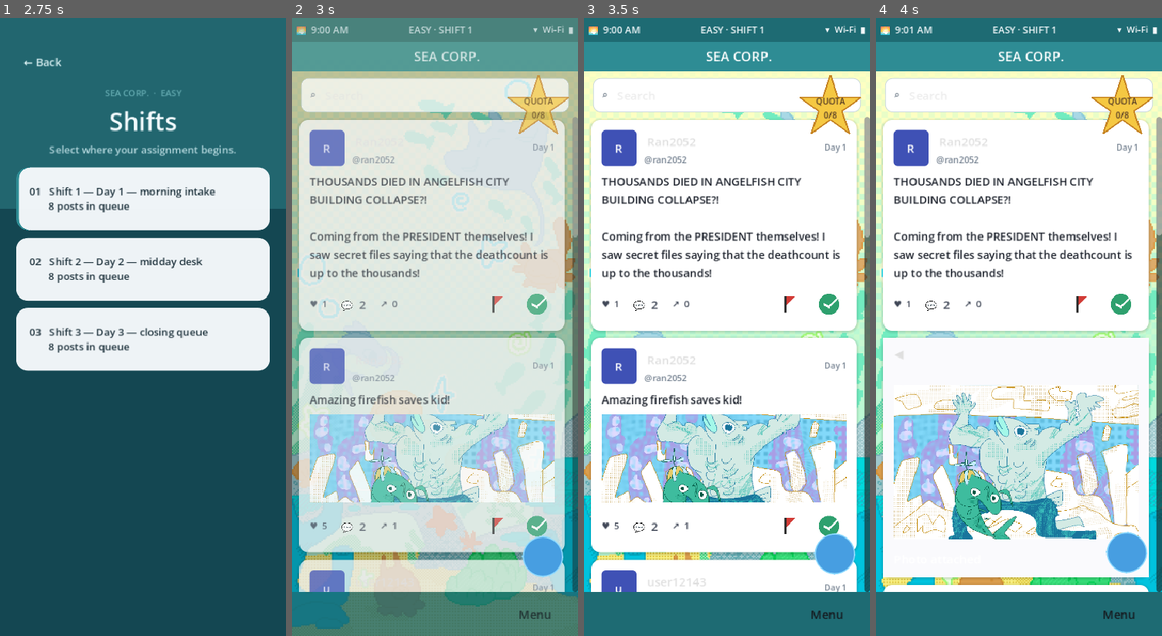
Above: before the commit, frames 1-4 (left to right).
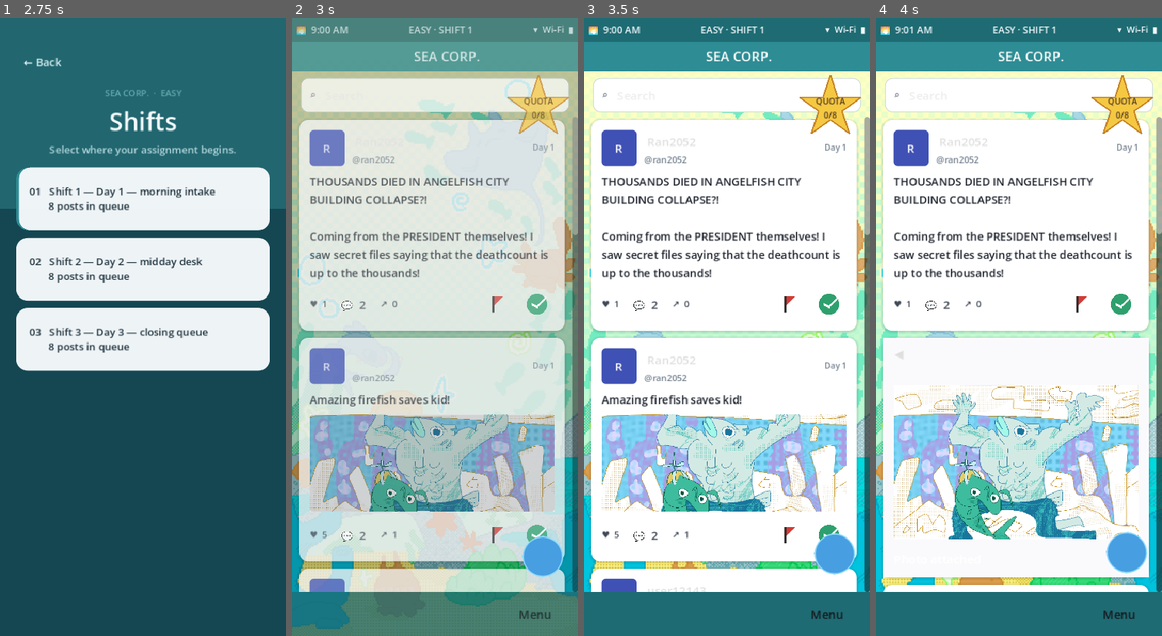
Above: after the commit, the same moments.

Repository: daniellalimbag/project-guppi
Game: Godot game, scene res://scenes/core/AppFlow.tscn
Two runs of this game, one before a commit and one after it. Both use one fixed random seed, a clock stepped at 60 frames per second and the inputs below.
Inputs (mouse positions are in pixels of both pictures, inside the frame that each line leads up to; where the layout moved, square brackets give the same spot in the first picture):
- Up to frame 1 (2.75 s): click "New game" at 1.25 s; click "Easy Shorter queues and clear…" at 2 s
- Up to frame 2 (3 s): click "01 Shift 1 — Day 1 — morning …" at 2.75 s
- Up to frame 3 (3.5 s): no input
- Up to frame 4 (4 s): click (1016, 462) [1016, 456] at 3.5 s

Frame 1 is identical in both runs. In frame 2, 15% of the frame differs, in the area x 2-100%, y 34-93%; in frame 3, 8.7%; in frame 4, less than 0.1%.

Commit message:
feat: fixed image rendering and added a volume meter

Diff:
--- a/scenes/core/FeedScreen.gd
+++ b/scenes/core/FeedScreen.gd
@@ -47,7 +47,7 @@
 	_pause_menu.give_up_requested.connect(func() -> void: request_go_to_title.emit())
 	_pause_menu.resume_requested.connect(func() -> void: GameState.resume_shift_clock())
 	_guppi.hint_requested.connect(_on_guppi_hint_requested)
-	SettingsStore.settings_changed.connect(_apply_theme)
+	SettingsStore.settings_changed.connect(_on_settings_changed)
 	GameState.shift_time_up.connect(_on_shift_time_up)
 	_apply_theme()
 	modulate.a = 0.0
@@ -58,6 +58,11 @@
 
 func _exit_tree() -> void:
 	_stop_music()
+
+
+func _on_settings_changed() -> void:
+	_apply_theme()
+	_apply_music_volume()
 
 
 func _apply_theme() -> void:
@@ -132,8 +137,14 @@
 	elif stream is AudioStreamOggVorbis:
 		(stream as AudioStreamOggVorbis).loop = true
 	_music_player.stream = stream
-	_music_player.volume_db = -6.0
+	_apply_music_volume()
 	_music_player.play()
+
+
+func _apply_music_volume() -> void:
+	if _music_player == null:
+		return
+	_music_player.volume_db = SettingsStore.music_volume_db(-6.0)
 
 
 func _stop_music() -> void:
--- a/scenes/feed/PostCard.gd
+++ b/scenes/feed/PostCard.gd
@@ -27,7 +27,8 @@
 @onready var _feedback_label: Label = %FeedbackLabel
 @onready var _comments_section: PanelContainer = %CommentsSection
 @onready var _comments_list: VBoxContainer = %CommentsList
-@onready var _media_button: Button = %MediaButton
+@onready var _media_button: Control = %MediaButton
+@onready var _media_hit_button: Button = %MediaHitButton
 @onready var _media_texture: TextureRect = %MediaTexture
 @onready var _media_placeholder: Label = %MediaPlaceholderLabel
 @onready var _media_detail: PanelContainer = %MediaDetail
@@ -47,7 +48,7 @@
 	_view_profile_button.custom_minimum_size = Vector2(0, 40)
 	_real_button.custom_minimum_size = Vector2(40, 40)
 	_flag_button.custom_minimum_size = Vector2(40, 40)
-	_media_button.custom_minimum_size.y = 120
+	_media_button.custom_minimum_size.y = 132
 	_style_icon_button(_real_button)
 	_style_icon_button(_flag_button)
 	_real_button.text = ""
@@ -59,7 +60,7 @@
 	_comments_toggle_button.pressed.connect(_toggle_comments)
 	_real_button.pressed.connect(func() -> void: _submit_label(true))
 	_flag_button.pressed.connect(func() -> void: _submit_label(false))
-	_media_button.pressed.connect(_on_media_tapped)
+	_media_hit_button.pressed.connect(_on_media_tapped)
 	%CloseMediaButton.pressed.connect(func() -> void: _media_detail.visible = false)
 
 	_feedback_overlay.visible = false
@@ -125,7 +126,6 @@
 	_post_texture = _load_post_texture()
 	var has_image := _post_texture != null
 	_media_button.visible = has_image or _expects_photo()
-	_media_button.text = ""
 	_media_texture.texture = _post_texture
 	_media_texture.visible = has_image
 	_media_placeholder.visible = not has_image
@@ -160,10 +160,28 @@
 	var path := _image_path()
 	if path.is_empty():
 		return null
-	if not ResourceLoader.exists(path):
+	if ResourceLoader.exists(path):
+		var loaded := load(path)
+		if loaded is Texture2D:
+			return loaded as Texture2D
+	# Fallback for newly added PNGs that Godot hasn't imported yet.
+	if not FileAccess.file_exists(path):
 		push_warning("Post image missing: %s" % path)
 		return null
-	return load(path) as Texture2D
+	var bytes := FileAccess.get_file_as_bytes(path)
+	if bytes.is_empty():
+		push_warning("Post image empty: %s" % path)
+		return null
+	var img := Image.new()
+	var err := img.load_png_from_buffer(bytes)
+	if err != OK:
+		err = img.load_jpg_from_buffer(bytes)
+	if err != OK:
+		err = img.load_webp_from_buffer(bytes)
+	if err != OK:
+		push_warning("Post image decode failed: %s" % path)
+		return null
+	return ImageTexture.create_from_image(img)
 
 
 func _format_media_detail(has_image: bool) -> String:
--- a/scenes/feed/PostCard.tscn
+++ b/scenes/feed/PostCard.tscn
@@ -147,16 +147,22 @@
 theme_override_font_sizes/font_size = 15
 autowrap_mode = 3
 
-[node name="MediaButton" type="Button" parent="OuterMargin/VBox"]
+[node name="MediaButton" type="Control" parent="OuterMargin/VBox"]
 unique_name_in_owner = true
 clip_contents = true
 custom_minimum_size = Vector2(0, 132)
 layout_mode = 2
-focus_mode = 0
-flat = true
-theme_override_styles/normal = SubResource("StyleBoxFlat_media")
-theme_override_styles/hover = SubResource("StyleBoxFlat_media")
-theme_override_styles/pressed = SubResource("StyleBoxFlat_media")
+size_flags_horizontal = 3
+
+[node name="MediaBackdrop" type="Panel" parent="OuterMargin/VBox/MediaButton"]
+layout_mode = 1
+anchors_preset = 15
+anchor_right = 1.0
+anchor_bottom = 1.0
+grow_horizontal = 2
+grow_vertical = 2
+mouse_filter = 2
+theme_override_styles/panel = SubResource("StyleBoxFlat_media")
 
 [node name="MediaTexture" type="TextureRect" parent="OuterMargin/VBox/MediaButton"]
 unique_name_in_owner = true
@@ -183,6 +189,18 @@
 text = "Photo"
 horizontal_alignment = 1
 vertical_alignment = 1
+
+[node name="MediaHitButton" type="Button" parent="OuterMargin/VBox/MediaButton"]
+unique_name_in_owner = true
+layout_mode = 1
+anchors_preset = 15
+anchor_right = 1.0
+anchor_bottom = 1.0
+grow_horizontal = 2
+grow_vertical = 2
+focus_mode = 0
+flat = true
+text = ""
 
 [node name="StatsRow" type="HBoxContainer" parent="OuterMargin/VBox"]
 layout_mode = 2
--- a/scenes/ui/SettingsPanel.gd
+++ b/scenes/ui/SettingsPanel.gd
@@ -5,6 +5,8 @@
 
 @onready var _bg_list: VBoxContainer = %BackgroundList
 @onready var _tips_toggle: CheckButton = %TipsToggle
+@onready var _volume_slider: HSlider = %VolumeSlider
+@onready var _volume_value: Label = %VolumeValue
 @onready var _done_button: Button = %DoneButton
 
 
@@ -13,6 +15,7 @@
 	mouse_filter = Control.MOUSE_FILTER_IGNORE
 	_done_button.pressed.connect(close)
 	_tips_toggle.toggled.connect(_on_tips_toggled)
+	_volume_slider.value_changed.connect(_on_volume_changed)
 	_rebuild_backgrounds()
 	_sync_from_store()
 	if not SettingsStore.settings_changed.is_connected(_sync_from_store):
@@ -41,6 +44,8 @@
 
 func _sync_from_store() -> void:
 	_tips_toggle.set_pressed_no_signal(SettingsStore.guppi_tips_enabled)
+	_volume_slider.set_value_no_signal(SettingsStore.music_volume)
+	_update_volume_label(SettingsStore.music_volume)
 	_highlight_background_buttons()
 
 
@@ -81,3 +86,12 @@
 
 func _on_tips_toggled(pressed: bool) -> void:
 	SettingsStore.set_guppi_tips_enabled(pressed)
+
+
+func _on_volume_changed(value: float) -> void:
+	_update_volume_label(value)
+	SettingsStore.set_music_volume(value)
+
+
+func _update_volume_label(value: float) -> void:
+	_volume_value.text = "%d%%" % int(round(value * 100.0))
--- a/scenes/ui/SettingsPanel.tscn
+++ b/scenes/ui/SettingsPanel.tscn
@@ -80,6 +80,36 @@
 focus_mode = 0
 text = "GUPPI tips"
 
+[node name="VolumeLabel" type="Label" parent="Center/Panel/VBox"]
+layout_mode = 2
+theme_override_colors/font_color = Color(0.25, 0.32, 0.38, 1)
+theme_override_font_sizes/font_size = 12
+text = "Music volume"
+
+[node name="VolumeRow" type="HBoxContainer" parent="Center/Panel/VBox"]
+layout_mode = 2
+theme_override_constants/separation = 10
+
+[node name="VolumeSlider" type="HSlider" parent="Center/Panel/VBox/VolumeRow"]
+unique_name_in_owner = true
+layout_mode = 2
+size_flags_horizontal = 3
+size_flags_vertical = 4
+focus_mode = 0
+min_value = 0.0
+max_value = 1.0
+step = 0.05
+value = 0.7
+
+[node name="VolumeValue" type="Label" parent="Center/Panel/VBox/VolumeRow"]
+unique_name_in_owner = true
+custom_minimum_size = Vector2(40, 0)
+layout_mode = 2
+theme_override_colors/font_color = Color(0.25, 0.32, 0.38, 1)
+theme_override_font_sizes/font_size = 12
+text = "70%"
+horizontal_alignment = 2
+
 [node name="DoneButton" type="Button" parent="Center/Panel/VBox"]
 unique_name_in_owner = true
 custom_minimum_size = Vector2(0, 44)
--- a/scripts/autoload/SettingsStore.gd
+++ b/scripts/autoload/SettingsStore.gd
@@ -76,6 +76,8 @@
 var unlocked_shifts: Dictionary = {"easy": 1, "medium": 1, "hard": 1}
 var progress_exists: bool = false
 var guppi_tips_enabled: bool = true
+## Music volume from 0.0 (mute) to 1.0 (full).
+var music_volume: float = 0.7
 
 ## Transient menu navigation (not persisted).
 var menu_continue_mode: bool = false
@@ -97,6 +99,7 @@
 	last_shift = clampi(int(cfg.get_value("play", "last_shift", last_shift)), 1, 99)
 	progress_exists = bool(cfg.get_value("play", "progress_exists", progress_exists))
 	guppi_tips_enabled = bool(cfg.get_value("play", "guppi_tips_enabled", guppi_tips_enabled))
+	music_volume = clampf(float(cfg.get_value("audio", "music_volume", music_volume)), 0.0, 1.0)
 	var unlocked_raw: Variant = cfg.get_value("play", "unlocked_shifts", {})
 	if typeof(unlocked_raw) == TYPE_DICTIONARY:
 		for key in unlocked_raw.keys():
@@ -115,6 +118,7 @@
 	cfg.set_value("play", "unlocked_shifts", unlocked_shifts)
 	cfg.set_value("play", "progress_exists", progress_exists)
 	cfg.set_value("play", "guppi_tips_enabled", guppi_tips_enabled)
+	cfg.set_value("audio", "music_volume", music_volume)
 	cfg.save(SAVE_PATH)
 
 
@@ -191,6 +195,21 @@
 	guppi_tips_enabled = enabled
 	save_settings()
 	settings_changed.emit()
+
+
+func set_music_volume(value: float) -> void:
+	var clamped := clampf(value, 0.0, 1.0)
+	if is_equal_approx(music_volume, clamped):
+		return
+	music_volume = clamped
+	save_settings()
+	settings_changed.emit()
+
+
+func music_volume_db(base_db: float = -6.0) -> float:
+	if music_volume <= 0.001:
+		return -80.0
+	return base_db + linear_to_db(music_volume)
 
 
 func make_flat_style(color: Color, radius: int = 0, margin: float = 0.0) -> StyleBoxFlat:
